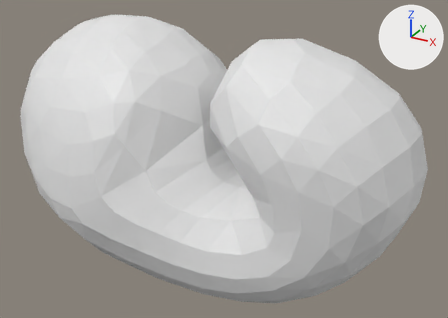
Renders of the OBJ model src/atlas_model/data/obj_files/embryo_t344.obj from each side of a commit.
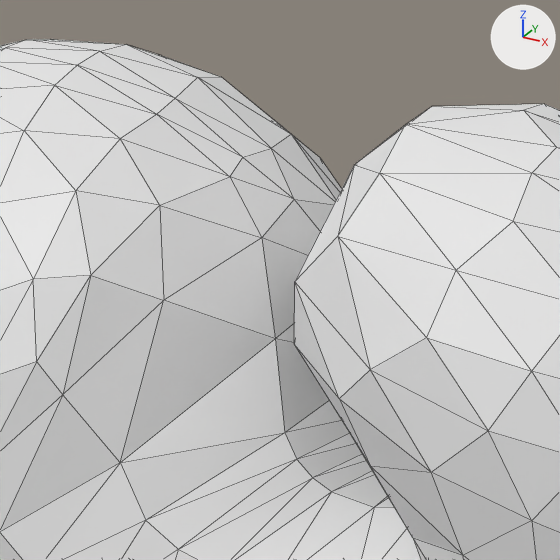
Old and new are each drawn whole from a 50 mm camera at (409.7, -488.1, 280.8) aimed at (213.7, -131.6, 102.6) and again close up on the part from 23% to 69% of the width and 0% to 65% of the height. The axes (+X, +Y, +Z) are drawn at upper right. The lights are the same throughout. The close-ups show mesh edges as thin lines. Where no turn or scale is listed for an object, it has been applied to the vertices.

Objects in the first close-up: 'embryo_t344'.
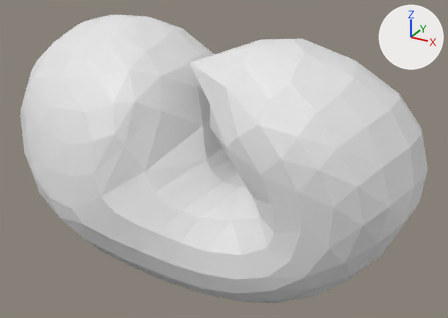
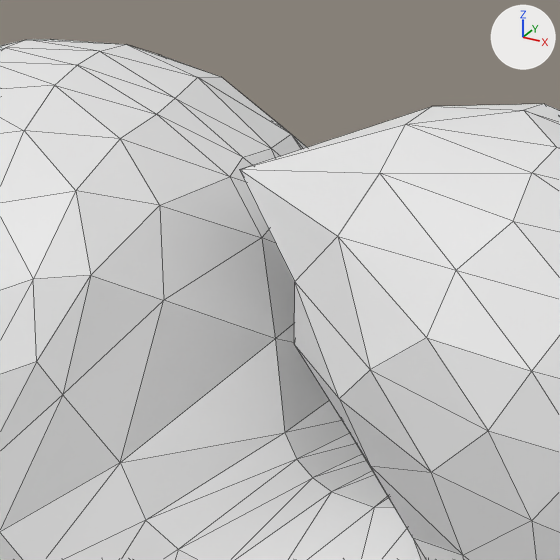
Location of each change, (x1, y1, x2, y2) in pixels of the close-ups (560 x 560 px; the box of a moved part takes in the faces that stretch with it):
part 1 of me_embryo_t344, moved or reshaped: before (295, 125, 405, 281); after (239, 107, 430, 281)

The change in detail:
me_embryo_t344 has 362 vertices, 720 faces and spans x 46.0..354.0, y -223.0..-51.0, z 20.0..195.0.
me_embryo_t344 is used by ob_embryo_t344; location (0.0, 0.0, 0.0).
Part 1, on me_embryo_t344:
Vertex 10 of me_embryo_t344 moves from (230.0, -150.0, 180.0) at pixel (354, 164) to (202.0, -157.0, 177.0) at pixel (239, 169).
